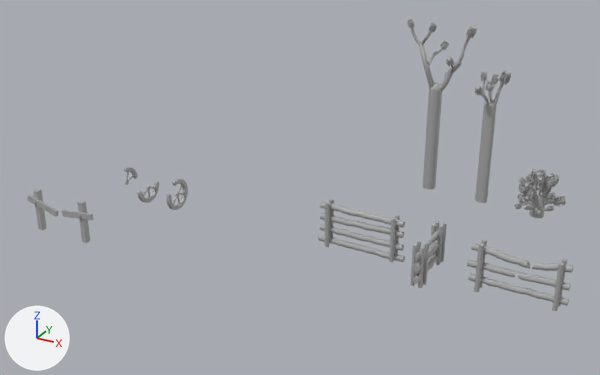
Renders of the FBX model Texturing/Props/everything.fbx from each side of a commit.
Both versions are drawn from a 50 mm camera at (0.226, -0.3, 0.21) aimed at (0.027, 0.061, 0.029). Lighting does not change. The marker at lower left points along +X, +Y and +Z. The picture after the commit comes second. Where no turn or scale is listed for an object, it has been applied to the vertices.

In view in the first picture: 'broken_hitchpost', 'broken_wheel', 'broken_wheel_2', 'broken_wheel_3', 'joshua_tree1', 'joshua_tree2', 'joshua_tree3', 'old_fence_1', 'old_fence_2', 'old_fence_3'.
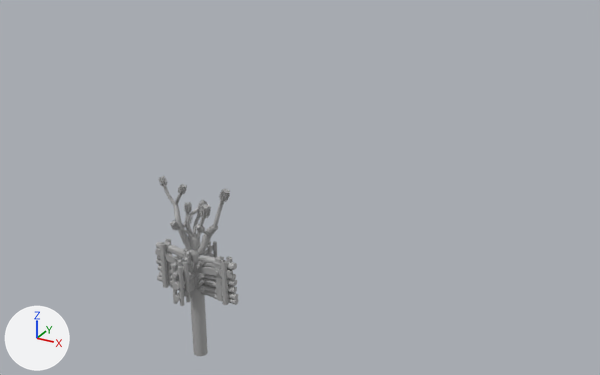
The change, as a diff of the scene's bpy script:
```diff
--- a/Texturing/Props/everything.fbx.py
+++ b/Texturing/Props/everything.fbx.py
@@ ob_joshua_tree1 @@
 ob_joshua_tree1 = bpy.data.objects.new('joshua_tree1', me_mesh_004)
-ob_joshua_tree1.location = (0.0742, 0.1348, 0.0604)
+ob_joshua_tree1.location = (0.0, 0.0, 0.0)
@@ ob_old_fence_3 @@
 ob_old_fence_3 = bpy.data.objects.new('old_fence_3', me_mesh_009)
-ob_old_fence_3.location = (0.1504, 0.0492, 0.0149)
+ob_old_fence_3.location = (0.0, 0.0, 0.0)
@@ ob_old_fence_1 @@
 ob_old_fence_1 = bpy.data.objects.new('old_fence_1', me_mesh_007)
-ob_old_fence_1.location = (0.0662, 0.056, 0.0149)
+ob_old_fence_1.location = (0.0, 0.0, 0.0)
@@ ob_broken_wheel_3 @@
 ob_broken_wheel_3 = bpy.data.objects.new('broken_wheel_3', me_mesh_002)
-ob_broken_wheel_3.location = (-0.0721, 0.0811, -0.0042)
+ob_broken_wheel_3.location = (0.0, 0.0, 0.0)
@@ ob_joshua_tree2 @@
 ob_joshua_tree2 = bpy.data.objects.new('joshua_tree2', me_mesh_005)
-ob_joshua_tree2.location = (0.1086, 0.1266, 0.0509)
+ob_joshua_tree2.location = (0.0, 0.0, 0.0)
@@ ob_broken_wheel @@
 ob_broken_wheel = bpy.data.objects.new('broken_wheel', me_mesh)
-ob_broken_wheel.location = (-0.1124, 0.0852, 0.0)
+ob_broken_wheel.location = (0.0, 0.0, 0.0)
@@ ob_joshua_tree3 @@
 ob_joshua_tree3 = bpy.data.objects.new('joshua_tree3', me_mesh_006)
-ob_joshua_tree3.location = (0.1424, 0.1179, 0.0286)
+ob_joshua_tree3.location = (0.0, 0.0, 0.0)
@@ ob_broken_hitchpost @@
 ob_broken_hitchpost = bpy.data.objects.new('broken_hitchpost', me_mesh_003)
-ob_broken_hitchpost.location = (-0.0884, -0.0008, 0.0109)
+ob_broken_hitchpost.location = (0.0, -0.0008, 0.0)
@@ ob_broken_wheel_2 @@
 ob_broken_wheel_2 = bpy.data.objects.new('broken_wheel_2', me_mesh_001)
-ob_broken_wheel_2.location = (-0.0948, 0.0811, -0.0085)
+ob_broken_wheel_2.location = (0.0, 0.0, 0.0)
@@ ob_old_fence_2 @@
 ob_old_fence_2 = bpy.data.objects.new('old_fence_2', me_mesh_008)
-ob_old_fence_2.location = (0.1059, 0.0505, 0.0143)
+ob_old_fence_2.location = (0.0, 0.0, 0.0)
```

What differs and where, as boxes (x1, y1, x2, y2) in the pictures (600 x 375 px):
'joshua_tree1', moved: before (407, 19, 477, 189); after (159, 176, 230, 356)
'old_fence_3', moved: before (467, 239, 573, 311); after (156, 239, 238, 305)
'old_fence_1', moved: before (318, 199, 405, 262); after (156, 239, 239, 305)
'joshua_tree2', moved: before (475, 70, 511, 203); after (170, 202, 211, 251)
'old_fence_2', moved: before (410, 221, 447, 288); after (171, 241, 217, 306)
'joshua_tree3', moved: before (514, 169, 566, 218); after (170, 247, 216, 298)
'broken_hitchpost', moved: before (27, 189, 94, 243); after (155, 242, 233, 301)
'broken_wheel_3', moved (mostly hidden afterwards): before (166, 179, 188, 210); after (183, 254, 204, 291)
'broken_wheel_2', moved (mostly hidden afterwards): before (137, 181, 159, 203); after (182, 270, 194, 284)
'broken_wheel', moved: before (124, 167, 138, 185); after (190, 265, 194, 285)
